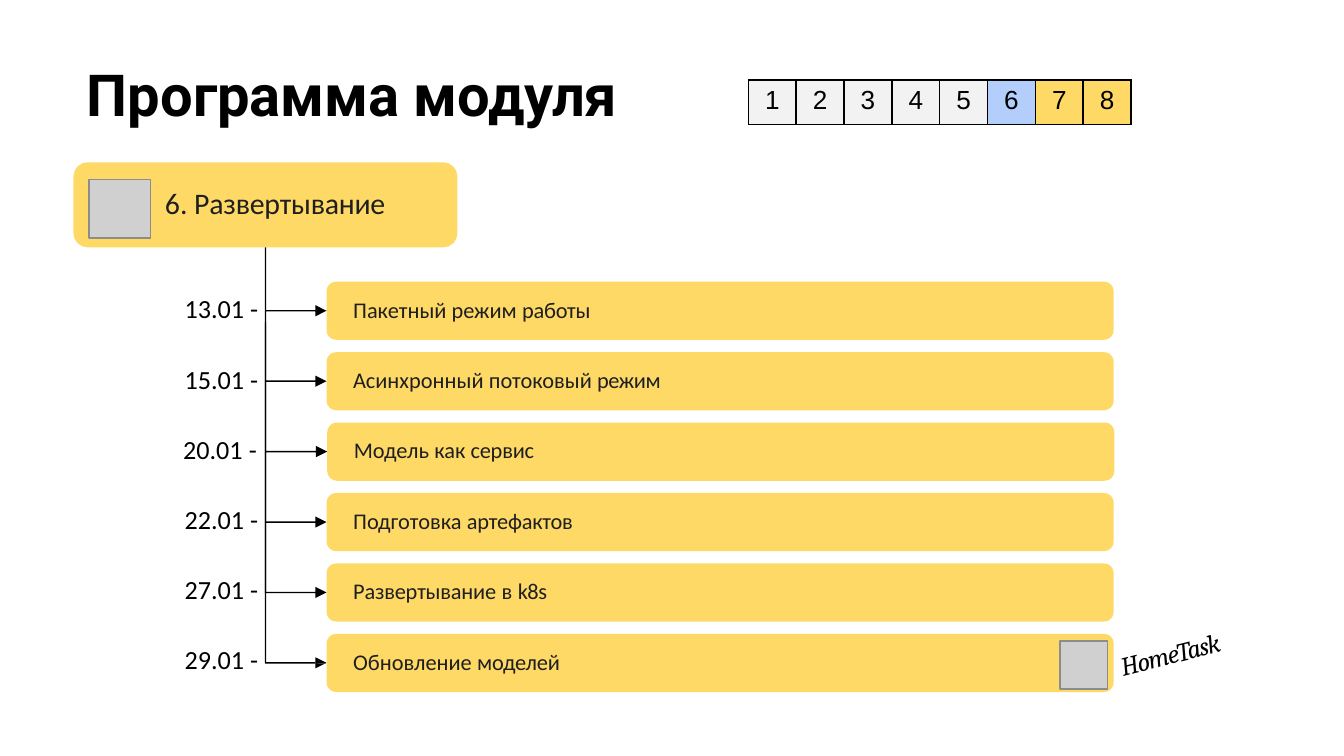
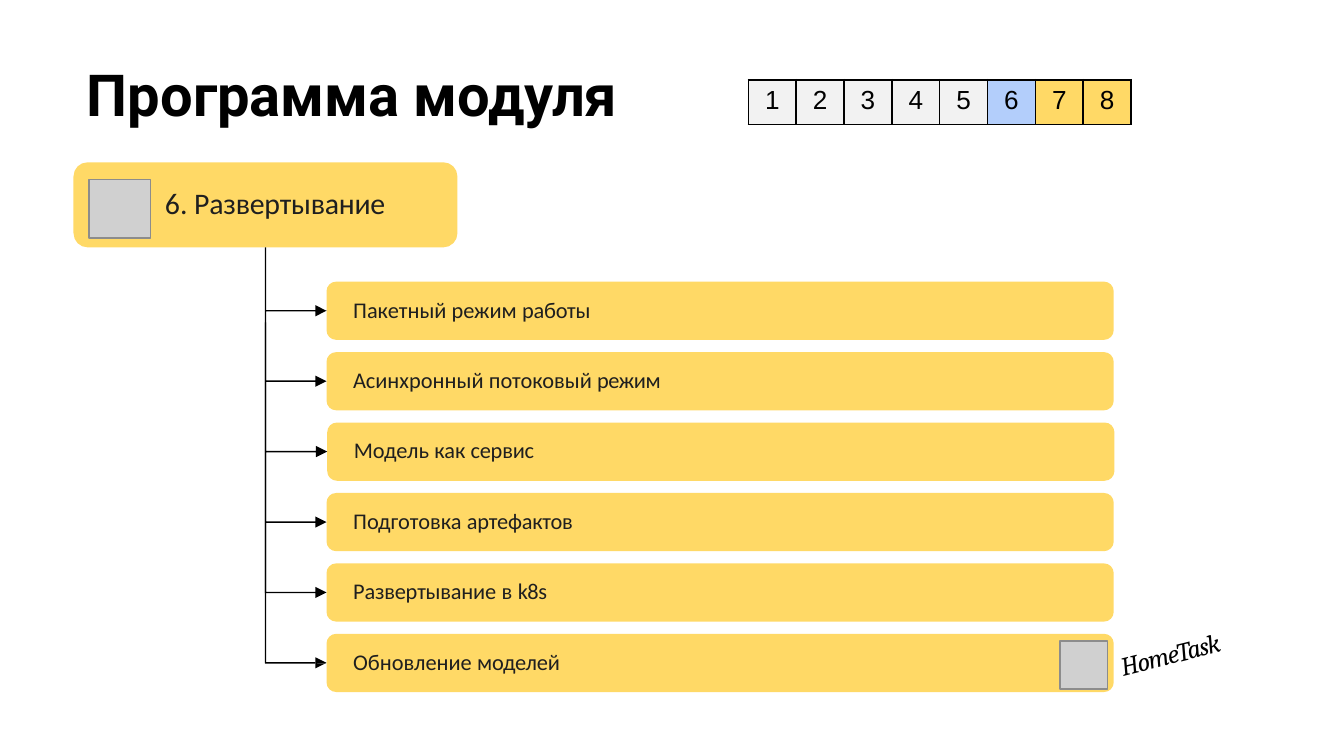
Before and after one commit to stureiko/Otus_lectures, a slide deck: slide 37 of MLOps/Open_Day_YandexCloud/Presentation/Open_day_YandexCloud.pptx (slide 41 before the commit). Drawn at 1344x756 pixels with LibreOffice and Linux fonts; fonts in the diff are those of the drawing; grey boxes stand for pictures; background and template pictures are left out. Boxes give left, top, right and bottom in pixels: in the first picture for what was removed or moved away, otherwise in the second. Text is boxed around its words. In the diff, an @@ line names an element or a change of style, - is before the commit and + after.

```diff
--- a/MLOps/Open_Day_YandexCloud/Presentation/Open_day_YandexCloud.pptx
+++ b/MLOps/Open_Day_YandexCloud/Presentation/Open_day_YandexCloud.pptx
@@ text removed at (x1=185, y1=301, x2=245, y2=318) @@
-13.01 -
@@ text removed at (x1=185, y1=372, x2=245, y2=389) @@
-15.01 -
@@ text removed at (x1=183, y1=442, x2=243, y2=459) @@
-20.01 -
@@ text removed at (x1=185, y1=512, x2=245, y2=529) @@
-22.01 -
@@ text removed at (x1=185, y1=582, x2=245, y2=599) @@
-27.01 -
@@ text removed at (x1=185, y1=652, x2=245, y2=669) @@
-29.01 -
```
Also in this commit, not shown: 9 other slides changed, 4 slides removed, 37 other files.
